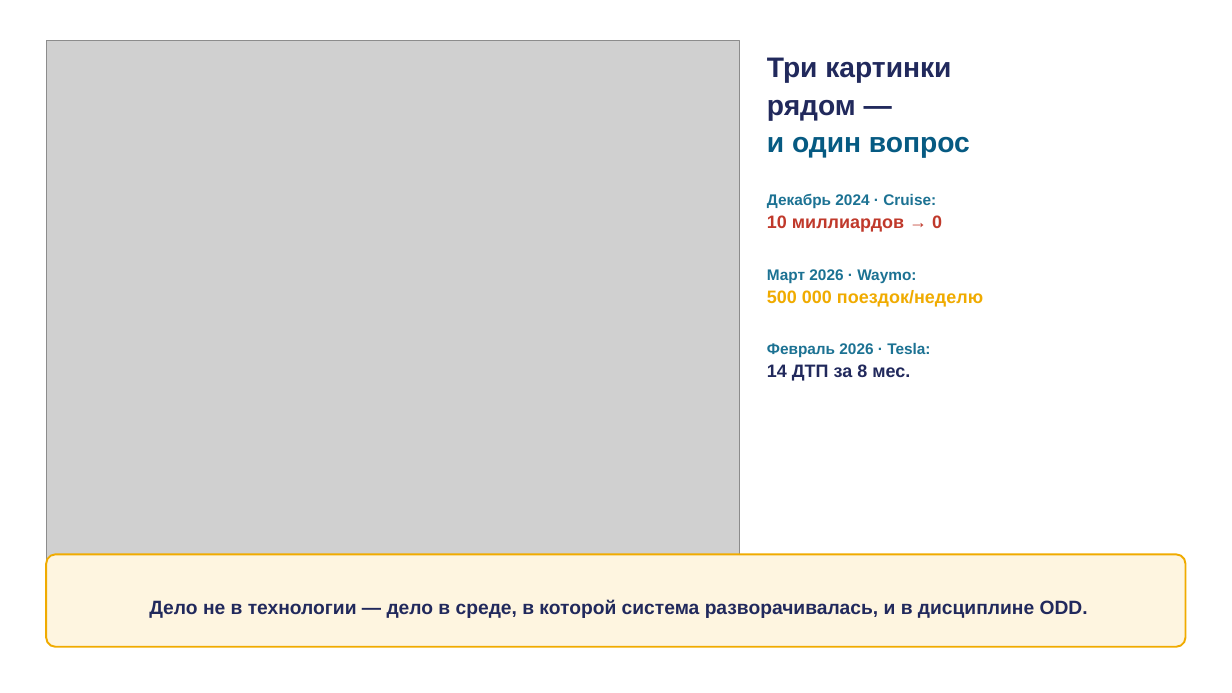
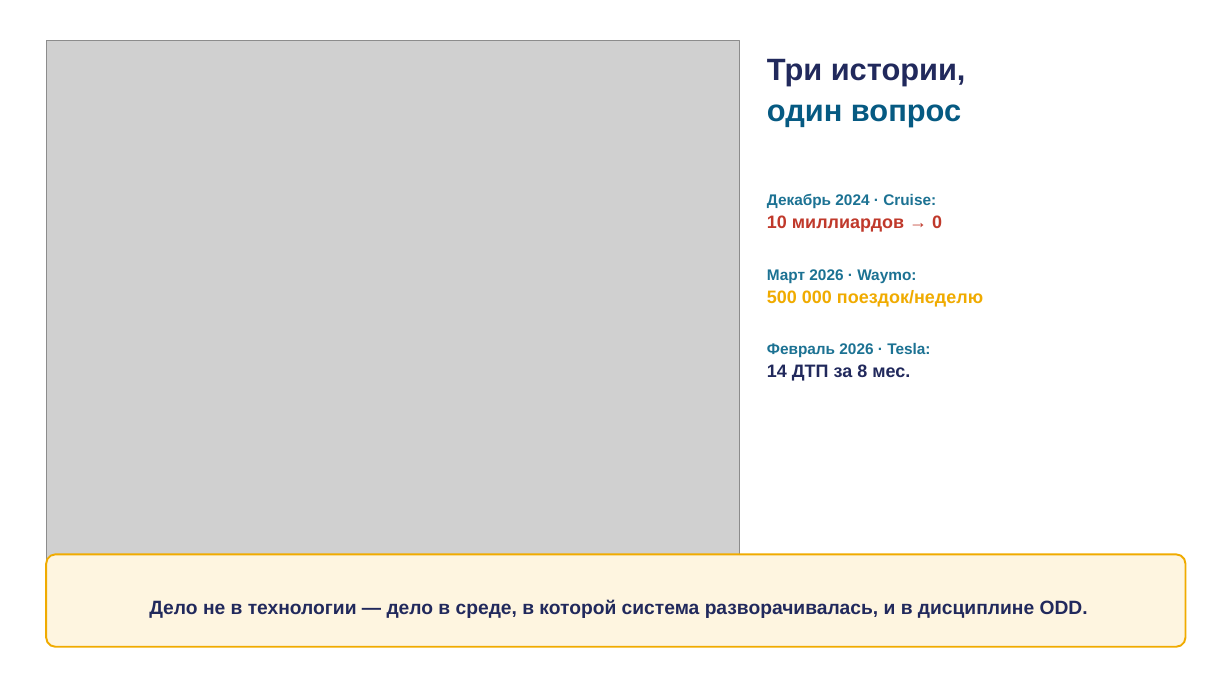
Before and after one commit to tellina-study/AI-usage-lessons, a slide deck: slide 1 of library/lectures/lec-13/rendered/lec-13.pptx. Drawn at 1232x693 pixels with LibreOffice and Linux fonts; fonts in the diff are those of the drawing; grey boxes stand for pictures. Boxes give left, top, right and bottom in pixels: in the first picture for what was removed or moved away, otherwise in the second. Text is boxed around its words. In the diff, an @@ line names an element or a change of style, - is before the commit and + after.

Commit message:
lec-13 Phase 8b P1: s01 hook heading 'Три картинки→Три истории' (matches 1-image layout) #135

```diff
--- a/library/lectures/lec-13/rendered/lec-13.pptx
+++ b/library/lectures/lec-13/rendered/lec-13.pptx
@@ text at box(767, 58, 966, 126): text changed; size 22 to 24 pt @@
-Три картинки
-рядом —
-и один вопрос
+Три истории,
+один вопрос
```
Also in this commit, not shown: 2 other files.
